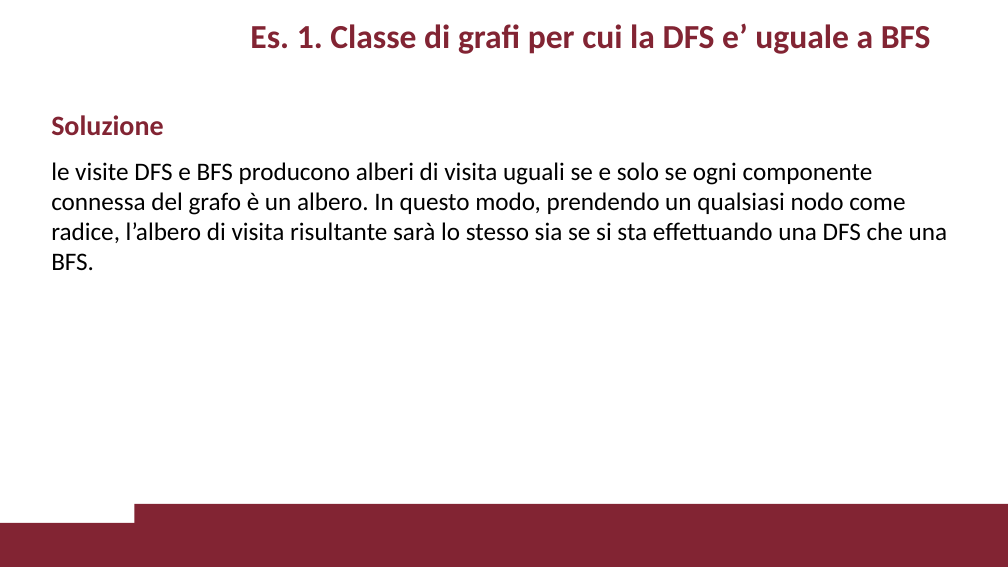
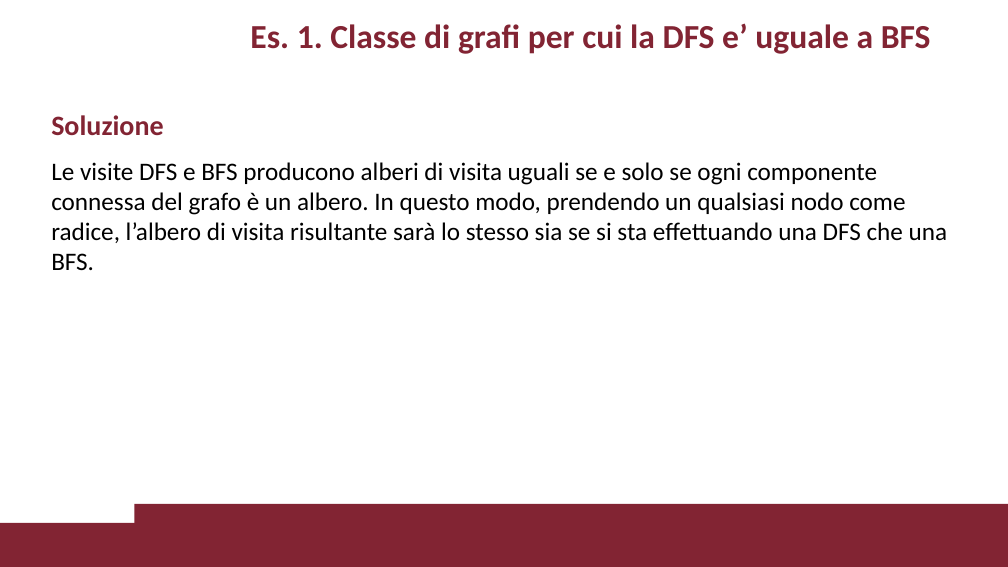
Before and after one commit to VincenzoImp/PDA, a slide deck: slide 3 of Esercitazione3/Esercitazione3.pptx. Drawn at 1008x567 pixels with LibreOffice and Linux fonts; fonts in the diff are those of the drawing; background and template pictures are left out. Boxes give left, top, right and bottom in pixels: in the first picture for what was removed or moved away, otherwise in the second. Text is boxed around its words. In the diff, an @@ line names an element or a change of style, - is before the commit and + after.

```diff
--- a/Esercitazione3/Esercitazione3.pptx
+++ b/Esercitazione3/Esercitazione3.pptx
@@ text at <box>51,162,948,270</box>: text changed @@
-le visite DFS e BFS producono alberi di visita uguali se e solo se ogni componente connessa del grafo è un albero. In questo modo, prendendo un qualsiasi nodo come radice, l’albero di visita risultante sarà lo stesso sia se si sta effettuando una DFS che una BFS.
+Le visite DFS e BFS producono alberi di visita uguali se e solo se ogni componente connessa del grafo è un albero. In questo modo, prendendo un qualsiasi nodo come radice, l’albero di visita risultante sarà lo stesso sia se si sta effettuando una DFS che una BFS.
```
Also in this commit, not shown: 7 other slides changed, 4 slides added, 1 slide removed, 5 other files.
